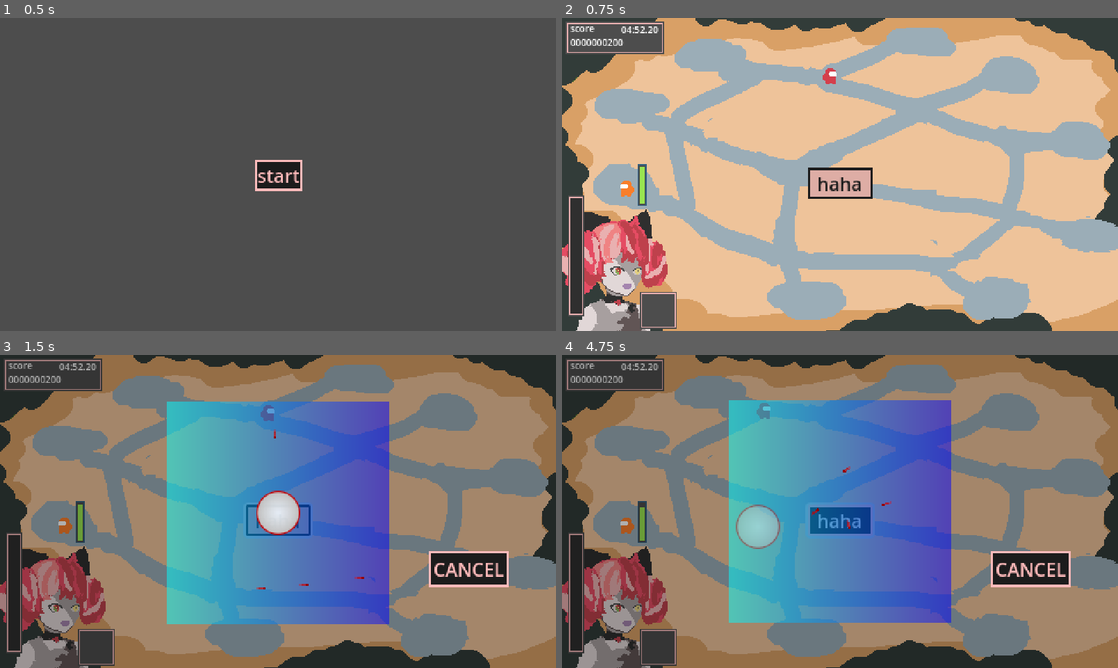
Above: before the commit, frames 1-4 (two rows, left to right).
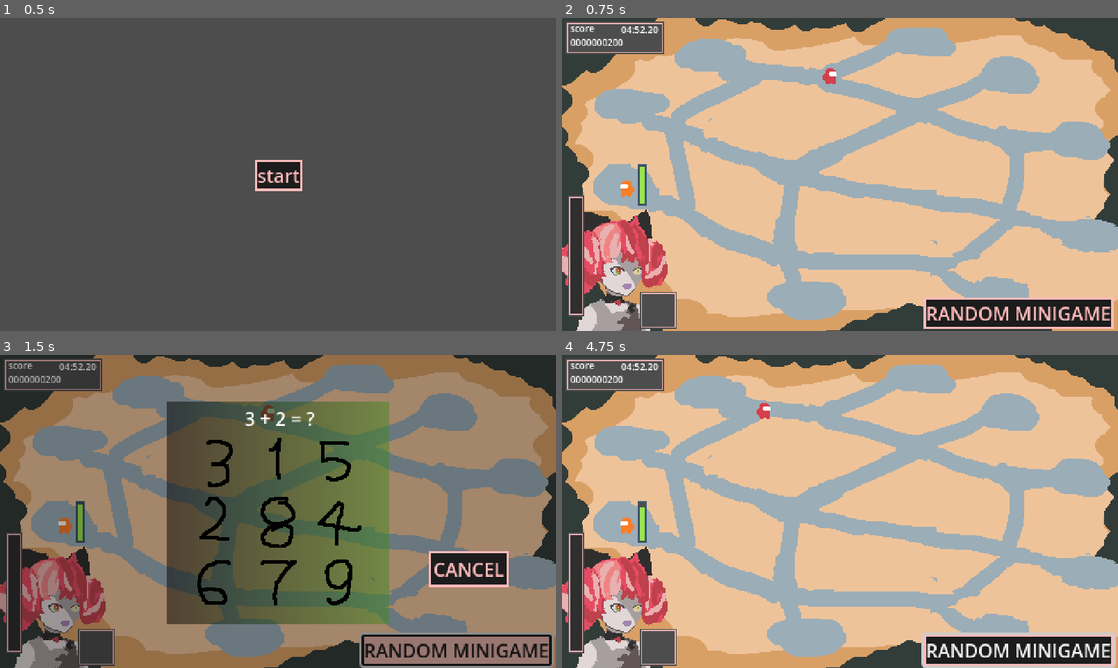
Above: after the commit, the same moments.

Repository: laxeminute/ollie-endless-date
Game: Godot game, scene res://src/interface/title_screen.tscn
Same seed, same stepped clock (60 frames per second), same inputs: the game is played once before the commit and once after it.
Inputs (mouse positions are in pixels of both pictures, inside the frame that each line leads up to):
- Up to frame 1 (0.5 s): no input
- Up to frame 2 (0.75 s): click "start" at 0.5 s
- Up to frame 3 (1.5 s): click "haha" (after the commit: "RANDOM MINIGAME") at 1.25 s
- Up to frame 4 (4.75 s): click "haha" (after the commit: "RANDOM MINIGAME") at 2 s; click "haha" (after the commit: "RANDOM MINIGAME") at 2.75 s; move the mouse to (840, 511) at 3.52 s; click (840, 511) at 3.67 s; move the mouse to (728, 527) at 4.27 s; click (728, 527) at 4.42 s

Frame 1 is identical in both runs. In frame 2, 4.2% of the frame differs, in the area x 44-100%, y 47-100%; in frame 3, 31%; in frame 4, 90%, in the area x 0-100%, y 0-100%.

Commit message:
Ring Toss number randomization

Diff:
--- a/src/level/activity/activity_overlay.tscn
+++ b/src/level/activity/activity_overlay.tscn
@@ -1,8 +1,9 @@
-[gd_scene load_steps=6 format=3 uid="uid://bpkg5aejtlcxm"]
+[gd_scene load_steps=7 format=3 uid="uid://bpkg5aejtlcxm"]
 
 [ext_resource type="Script" uid="uid://hofypmwrvtqf" path="res://src/level/activity/activity_overlay.gd" id="1_k8w4x"]
 [ext_resource type="PackedScene" uid="uid://ccaep7x1vwor2" path="res://src/level/activity/goldfish/goldfish_activity.tscn" id="2_p3a7k"]
 [ext_resource type="PackedScene" uid="uid://b3qbvcbj5avoy" path="res://src/level/activity/sharpshooting/sharpshooting_activity.tscn" id="2_yqi1v"]
+[ext_resource type="PackedScene" uid="uid://b8t5u10esm4f6" path="res://src/level/activity/ring_toss/ring_toss_activity.tscn" id="4_jw864"]
 [ext_resource type="AudioStream" uid="uid://t3grw2hdhmvf" path="res://assets/audio/SFX/Env/sfx_gameplay_Env_minigamestart_FD1.wav" id="4_lscjg"]
 [ext_resource type="AudioStream" uid="uid://cw1mtb5ih5pmm" path="res://assets/audio/SFX/Env/sfx_gameplay_Env_minigamewin_FD1.wav" id="5_jw864"]
 
@@ -15,7 +16,7 @@
 mouse_filter = 2
 color = Color(0, 0, 0, 0.313726)
 script = ExtResource("1_k8w4x")
-activity_scenes = Array[PackedScene]([ExtResource("2_yqi1v"), ExtResource("2_p3a7k")])
+activity_scenes = Array[PackedScene]([ExtResource("2_yqi1v"), ExtResource("2_p3a7k"), ExtResource("4_jw864")])
 
 [node name="CancelButton" type="Button" parent="."]
 layout_mode = 0
--- /dev/null
+++ b/src/level/activity/ring_toss/ring_number.gd
@@ -0,0 +1,20 @@
+class_name RingNumber
+extends Area2D
+
+signal clicked(number: int)
+
+const DIMENSIONS = Vector2i(48, 48)
+
+@onready var sprite: Sprite2D = $Sprite2D
+
+var number: int:
+	set(value):
+		if value < 1 or value > 9:
+			push_error("Number should be an integer 1-9")
+			return
+		number = value
+		var zero_indexed: int = number - 1
+		@warning_ignore("INTEGER_DIVISION")
+		sprite.region_rect.position = Vector2(
+			DIMENSIONS.x * (zero_indexed % 3), DIMENSIONS.y * (zero_indexed / 3)
+		)
--- /dev/null
+++ b/src/level/activity/ring_toss/ring_number.tscn
@@ -0,0 +1,24 @@
+[gd_scene load_steps=5 format=3 uid="uid://b368s1iv5joem"]
+
+[ext_resource type="Script" uid="uid://d175w5sjdjnup" path="res://src/level/click_detector.gd" id="1_2x3bx"]
+[ext_resource type="Script" uid="uid://cw5vvpp7071oo" path="res://src/level/activity/ring_toss/ring_number.gd" id="1_h0fmg"]
+[ext_resource type="Texture2D" uid="uid://165xvbkbeqr8" path="res://assets/sprite/numbers.png" id="2_il3e2"]
+
+[sub_resource type="RectangleShape2D" id="RectangleShape2D_h4vgj"]
+size = Vector2(48, 48)
+
+[node name="RingNumber" type="Area2D"]
+script = ExtResource("1_h0fmg")
+
+[node name="Sprite2D" type="Sprite2D" parent="."]
+texture = ExtResource("2_il3e2")
+region_enabled = true
+region_rect = Rect2(48, 96, 48, 48)
+
+[node name="CollisionShape2D" type="CollisionShape2D" parent="."]
+shape = SubResource("RectangleShape2D_h4vgj")
+
+[node name="ClickDetector" type="Node" parent="." node_paths=PackedStringArray("area")]
+script = ExtResource("1_2x3bx")
+area = NodePath("..")
+metadata/_custom_type_script = "uid://d175w5sjdjnup"
--- /dev/null
+++ b/src/level/activity/ring_toss/ring_toss_activity.gd
@@ -0,0 +1,22 @@
+extends Node2D
+
+signal completed
+
+const NUM_NUMBERS = 9
+
+var ring_numbers: Array[RingNumber]
+
+
+func _ready() -> void:
+	for rn: RingNumber in $Numbers.get_children():
+		ring_numbers.append(rn)
+	assert(ring_numbers.size() == NUM_NUMBERS)
+	_reset()
+
+
+func _reset() -> void:
+	var randoms: Array = range(NUM_NUMBERS)
+	randoms.shuffle()
+	for i in randoms.size():
+		## number is 1-indexed
+		ring_numbers[i].number = randoms[i] + 1
--- /dev/null
+++ b/src/level/activity/ring_toss/ring_toss_activity.tscn
@@ -0,0 +1,61 @@
+[gd_scene load_steps=5 format=3 uid="uid://b8t5u10esm4f6"]
+
+[ext_resource type="Script" uid="uid://0uk04lu0r858" path="res://src/level/activity/ring_toss/ring_toss_activity.gd" id="1_ki8va"]
+[ext_resource type="PackedScene" uid="uid://b368s1iv5joem" path="res://src/level/activity/ring_toss/ring_number.tscn" id="2_i7h64"]
+
+[sub_resource type="Gradient" id="Gradient_ji0ru"]
+colors = PackedColorArray(0, 0, 0, 0.501961, 0.262745, 0.541176, 0.137255, 0.501961)
+
+[sub_resource type="GradientTexture2D" id="GradientTexture2D_7g0xy"]
+gradient = SubResource("Gradient_ji0ru")
+width = 192
+height = 192
+
+[node name="RingTossActivity" type="Node2D"]
+script = ExtResource("1_ki8va")
+
+[node name="Background" type="Sprite2D" parent="."]
+texture = SubResource("GradientTexture2D_7g0xy")
+metadata/_edit_lock_ = true
+
+[node name="Question" type="Label" parent="."]
+anchors_preset = 5
+anchor_left = 0.5
+anchor_right = 0.5
+offset_left = -29.0
+offset_top = -93.0
+offset_right = 32.0
+offset_bottom = -70.0
+grow_horizontal = 2
+text = "3 + 2 = ?"
+horizontal_alignment = 1
+vertical_alignment = 1
+
+[node name="Numbers" type="CanvasGroup" parent="."]
+
+[node name="RingNumber1" parent="Numbers" instance=ExtResource("2_i7h64")]
+position = Vector2(-52, -44)
+
+[node name="RingNumber2" parent="Numbers" instance=ExtResource("2_i7h64")]
+position = Vector2(0, -44)
+
+[node name="RingNumber3" parent="Numbers" instance=ExtResource("2_i7h64")]
+position = Vector2(52, -44)
+
+[node name="RingNumber4" parent="Numbers" instance=ExtResource("2_i7h64")]
+position = Vector2(-52, 8)
+
+[node name="RingNumber5" parent="Numbers" instance=ExtResource("2_i7h64")]
+position = Vector2(0, 8)
+
+[node name="RingNumber6" parent="Numbers" instance=ExtResource("2_i7h64")]
+position = Vector2(52, 8)
+
+[node name="RingNumber7" parent="Numbers" instance=ExtResource("2_i7h64")]
+position = Vector2(-52, 60)
+
+[node name="RingNumber8" parent="Numbers" instance=ExtResource("2_i7h64")]
+position = Vector2(0, 60)
+
+[node name="RingNumber9" parent="Numbers" instance=ExtResource("2_i7h64")]
+position = Vector2(52, 60)
--- a/src/level/level.gd
+++ b/src/level/level.gd
@@ -23,4 +23,4 @@
 
 
 func _on_button_pressed() -> void:
-	%ActivityOverlay.open(randi_range(0, 1))
+	%ActivityOverlay.open(randi_range(0, 2))
--- a/src/level/level.tscn
+++ b/src/level/level.tscn
@@ -194,10 +194,17 @@
 visible = false
 
 [node name="Button" type="Button" parent="."]
-offset_left = 212.0
-offset_top = 129.0
-offset_right = 268.0
-offset_bottom = 156.0
-text = "haha"
+anchors_preset = 8
+anchor_left = 0.5
+anchor_top = 0.5
+anchor_right = 0.5
+anchor_bottom = 0.5
+offset_left = 312.0
+offset_top = 241.0
+offset_right = 476.0
+offset_bottom = 268.0
+grow_horizontal = 2
+grow_vertical = 2
+text = "RANDOM MINIGAME"
 
 [connection signal="pressed" from="Button" to="." method="_on_button_pressed"]
Binary file added: assets/sprite/numbers.png
Not shown, added: assets/sprite/numbers.png.import
Not shown, added: src/level/activity/ring_toss/ring_number.gd.uid
Not shown, added: src/level/activity/ring_toss/ring_toss_activity.gd.uid
